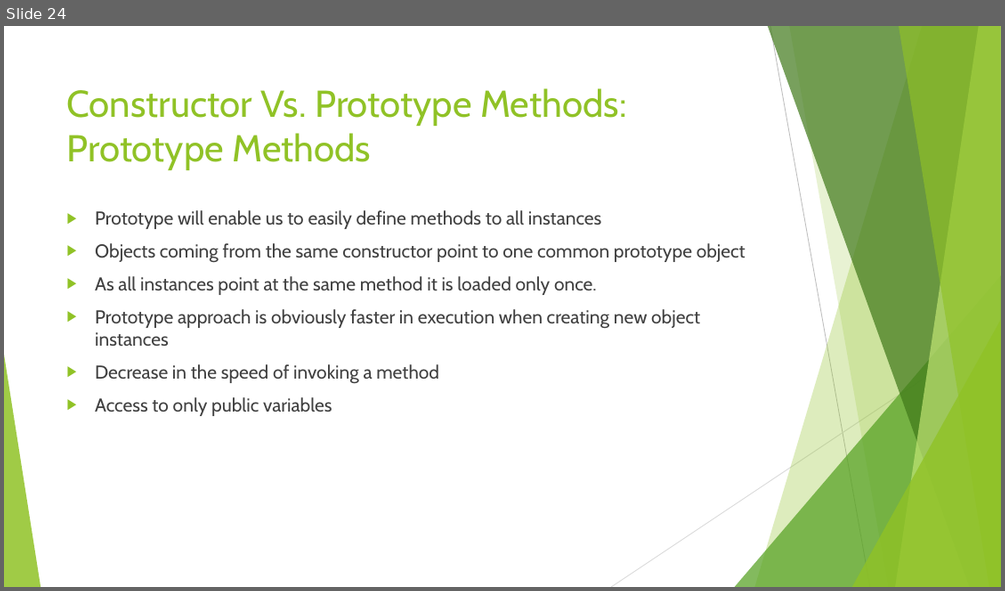
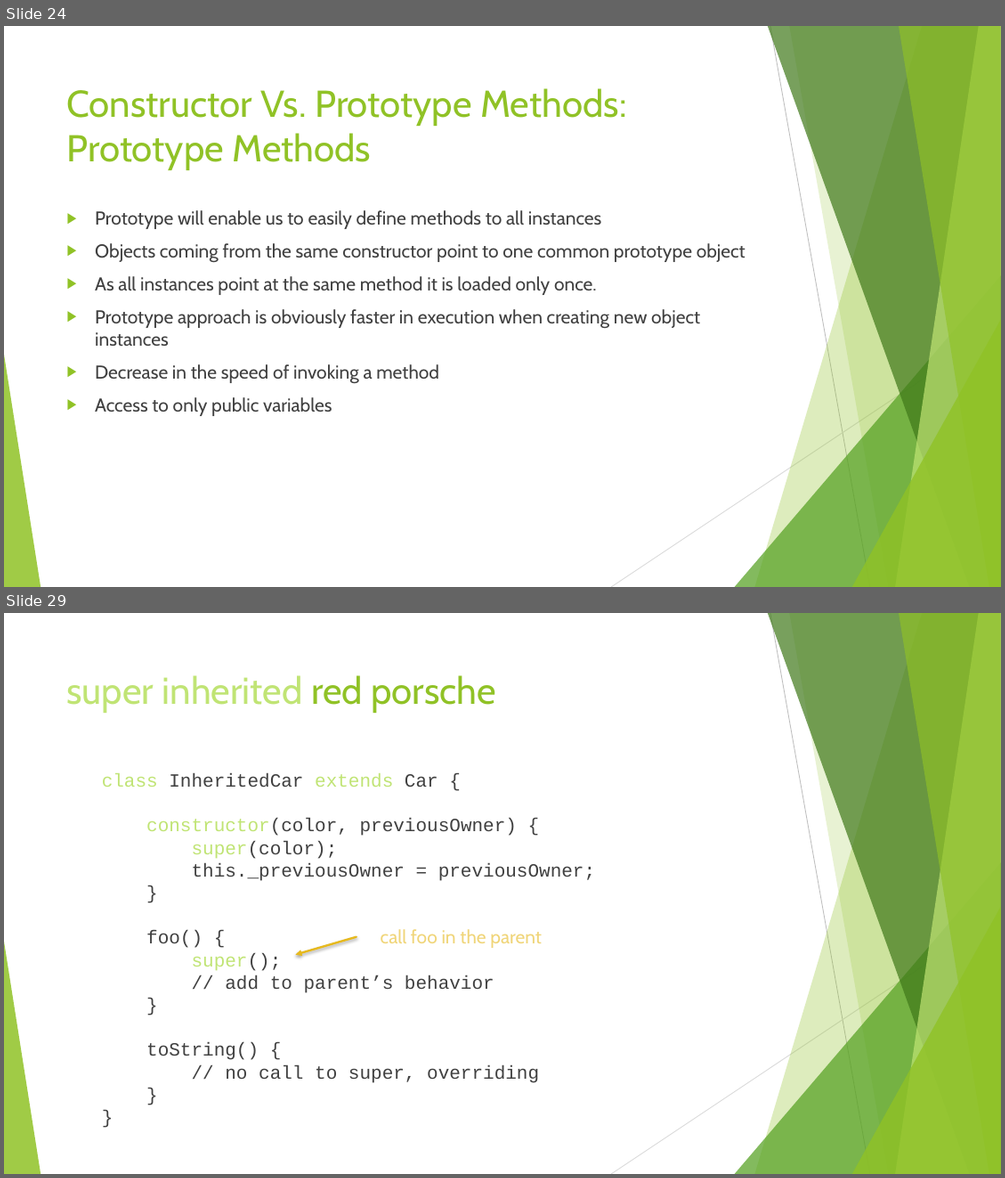
Before and after one commit to jeffxor/prototypes, a slide deck: doc/Javascript.Objects.pptx. Shown one above the other, each under a label of ours: slide 24 before the commit, slides 24 and 29 after it; the slides between them are not shown. The pictures are 1005x591 and 1005x1178 pixels, drawn with LibreOffice and Linux fonts; fonts in the diff are those of the drawing; background and template pictures are left out. Boxes give left, top, right and bottom in pixels: in the first picture for what was removed or moved away, otherwise in the second. Text is boxed around its words. In the diff, an @@ line names an element or a change of style, - is before the commit and + after.

```diff
--- a/doc/Javascript.Objects.pptx
+++ b/doc/Javascript.Objects.pptx
@@ slide 29 added at (x1=4, y1=613, x2=1001, y2=1174), background #FFFFFF; not listed: 10 template elements that a slide beside it also shows @@
@@ title added at (x1=67, y1=675, x2=496, y2=713), 36 pt, text #C0E474 @@
+super inherited red porsche
@@ text added at (x1=102, y1=773, x2=595, y2=1083), 18 pt, text #404040 @@
+class InheritedCar extends Car {
+constructor(color, previousOwner) {
+super(color);
+this._previousOwner = previousOwner;
+}
+foo() {
+super();
+// add to parent’s behavior
+}
+toString() {
+// no call to super, overriding
+}
+}
@@ text added at (x1=380, y1=929, x2=542, y2=948), 18 pt, text #F0D578 @@
+call foo in the parent
@@ arrow added from (356, 937) to (296, 955), #E6B91E 2 pt @@
```
Also in this commit, not shown: 6 slides changed, 3 other slides added, 4 other files.
